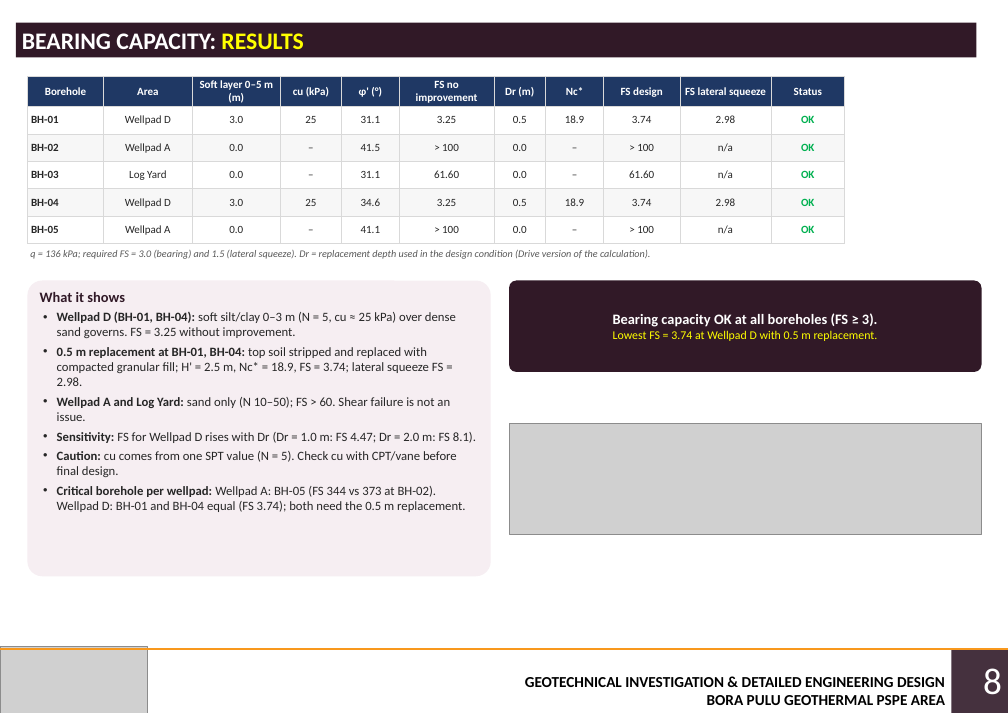
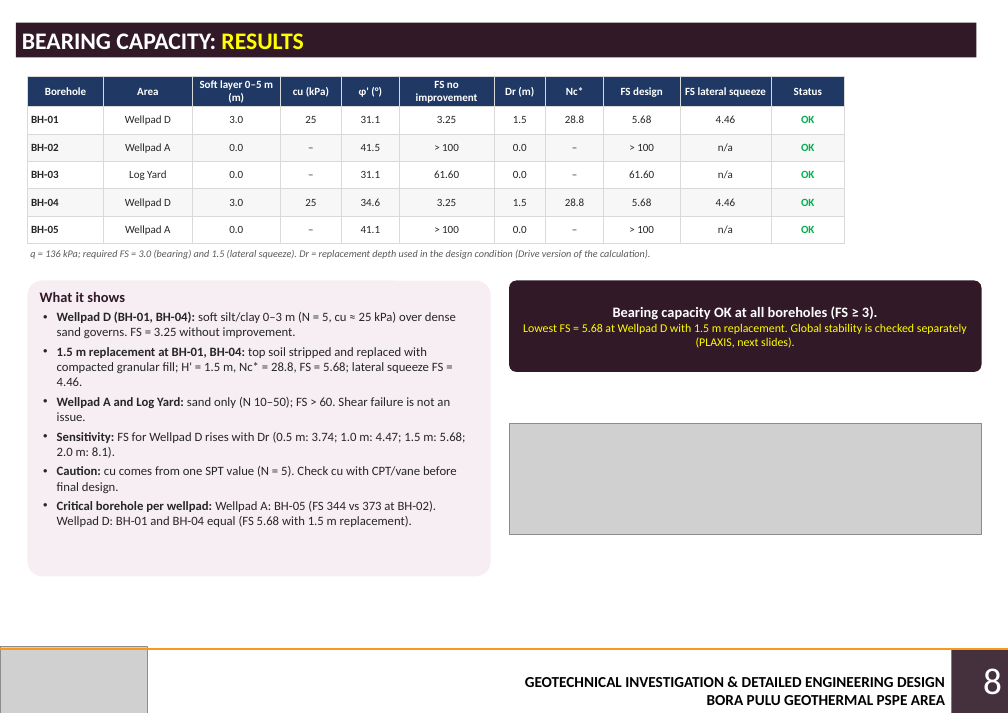
Before and after one commit to dekapeee13/Demooo, a slide deck: slide 8 of deliverables/Bora_Pulu_Geotech_Presentation.pptx. Drawn at 1008x713 pixels with LibreOffice and Linux fonts; fonts in the diff are those of the drawing; grey boxes stand for pictures. Boxes give left, top, right and bottom in pixels: in the first picture for what was removed or moved away, otherwise in the second. Text is boxed around its words. In the diff, an @@ line names an element or a change of style, - is before the commit and + after.

```diff
--- a/deliverables/Bora_Pulu_Geotech_Presentation.pptx
+++ b/deliverables/Bora_Pulu_Geotech_Presentation.pptx
@@ table at (27, 76, 845, 241) @@
-row 2: BH-01 | Wellpad D | 3.0 | 25 | 31.1 | 3.25 | 0.5 | 18.9 | 3.74 | 2.98 | OK
+row 2: BH-01 | Wellpad D | 3.0 | 25 | 31.1 | 3.25 | 1.5 | 28.8 | 5.68 | 4.46 | OK
-row 5: BH-04 | Wellpad D | 3.0 | 25 | 34.6 | 3.25 | 0.5 | 18.9 | 3.74 | 2.98 | OK
+row 5: BH-04 | Wellpad D | 3.0 | 25 | 34.6 | 3.25 | 1.5 | 28.8 | 5.68 | 4.46 | OK
@@ text in rounded rectangle at (523, 323, 967, 348): text changed @@
-Lowest FS = 3.74 at Wellpad D with 0.5 m replacement.
+Lowest FS = 5.68 at Wellpad D with 1.5 m replacement. Global stability is checked separately (PLAXIS, next slides).
@@ text at (57, 347, 443, 386): text changed @@
-• 0.5 m replacement at BH-01, BH-04: top soil stripped and replaced with compacted granular fill; H' = 2.5 m, Nc* = 18.9, FS = 3.74; lateral squeeze FS = 2.98.
+• 1.5 m replacement at BH-01, BH-04: top soil stripped and replaced with compacted granular fill; H' = 1.5 m, Nc* = 28.8, FS = 5.68; lateral squeeze FS = 4.46.
@@ text at (57, 432, 466, 458): text changed @@
-• Sensitivity: FS for Wellpad D rises with Dr (Dr = 1.0 m: FS 4.47; Dr = 2.0 m: FS 8.1).
+• Sensitivity: FS for Wellpad D rises with Dr (0.5 m: 3.74; 1.0 m: 4.47; 1.5 m: 5.68; 2.0 m: 8.1).
@@ text at (57, 501, 437, 527): text changed @@
-• Critical borehole per wellpad: Wellpad A: BH-05 (FS 344 vs 373 at BH-02). Wellpad D: BH-01 and BH-04 equal (FS 3.74); both need the 0.5 m replacement.
+• Critical borehole per wellpad: Wellpad A: BH-05 (FS 344 vs 373 at BH-02). Wellpad D: BH-01 and BH-04 equal (FS 5.68 with 1.5 m replacement).
```
Also in this commit, not shown: 3 other slides changed, 4 slides added, 1 other file.
